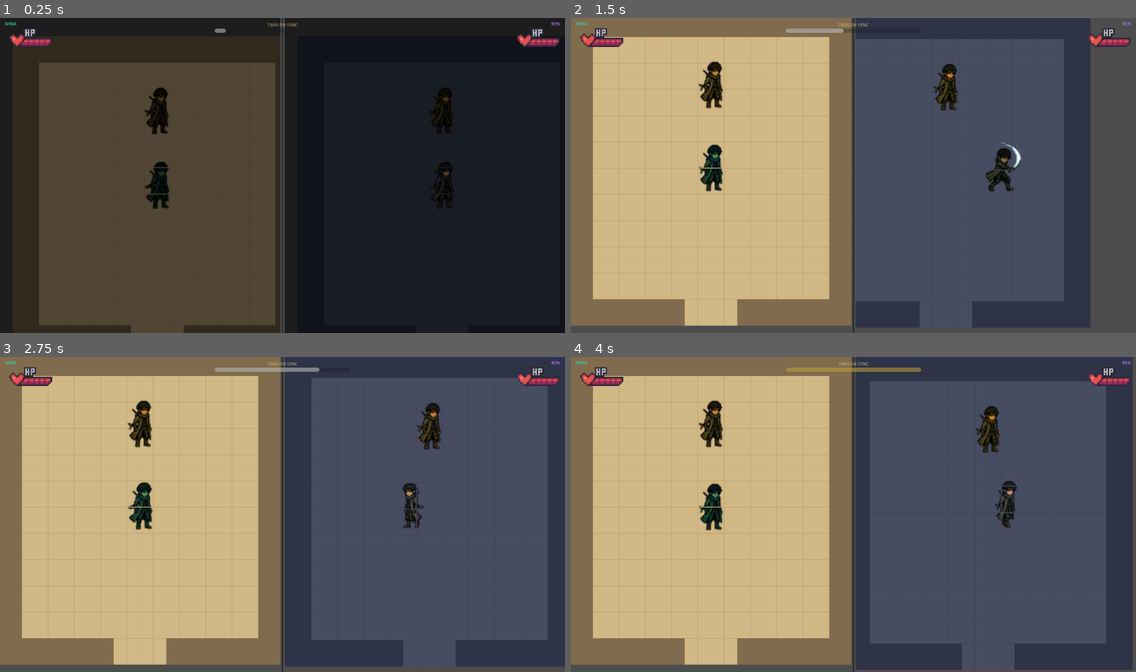
Above: before the commit, frames 1-4 (two rows, left to right).
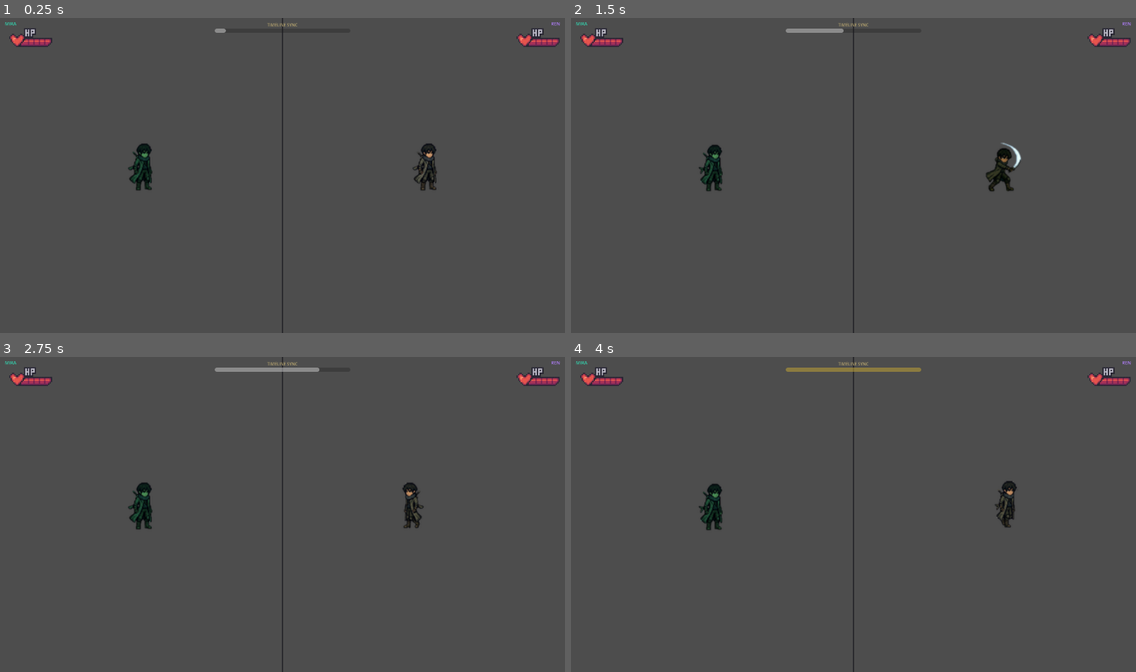
Above: after the commit, the same moments.

Repository: STRYKE00/SPLIT_FATE
Game: Godot game, scene res://scenes/Main.tscn
Same seed, same stepped clock (60 frames per second), same inputs: the game is played once before the commit and once after it. This scene is started directly instead of the project's main scene.
Inputs (mouse positions are in pixels of both pictures, inside the frame that each line leads up to):
- Up to frame 1 (0.25 s): no input
- Up to frame 2 (1.5 s): tap Enter (future_attack) at 0.5, 1.35 s; move the mouse to (977, 159) at 0.52 s; hold Right (future_right) from 0.53 s (still down); tap Space (dialogue_advance) at 0.6 s; click (977, 159) at 0.67 s; tap Up (future_up) at 0.77 s; move the mouse to (740, 191) at 1.27 s
- Up to frame 3 (2.75 s): tap Up (future_up) at 1.52 s; move the mouse to (339, 445) at 2.02 s; release Right (future_right) at 2.03 s; hold Left (future_left) from 2.03 s (still down); tap / (future_dash) at 2.1 s
- Up to frame 4 (4 s): move the mouse to (825, 577) at 2.77 s; release Left (future_left) at 2.78 s; hold Right (future_right) from 2.78 s (still down); tap , (future_heavy) at 2.85 s; click (825, 577) at 2.92 s; tap Up (future_up) at 3.02, 3.77 s; move the mouse to (1023, 561) at 3.52 s; tap . (future_interact) at 3.6 s

The runs differ from the first frame. In frame 1, 98% of the frame differs, in the area x 0-100%, y 0-100%; in frame 2, 57%; in frame 3, 61%; in frame 4, 61%.
Error after the commit: Parse Error: Cannot infer the type of "interact" variable because the value doesn't have a set type. (res://scripts/Room.gd:243)

Commit message:
fix: align Room.gd prop/trigger/chest API with Task 3 spec
Co-Authored-By: Claude Sonnet 4.6 <noreply@anthropic.com>

Diff:
--- a/scripts/Room.gd
+++ b/scripts/Room.gd
@@ -23,6 +23,7 @@
 var _live_enemies: int = 0
 var _door_gates: Array = []
 var _door_blockers: Array = []
+var _chests: Array = []
 var _entity_layer: Node2D
 var _pixel_w: int
 var _pixel_h: int
@@ -186,10 +187,8 @@
 		door_area.body_entered.connect(func(body: Node2D) -> void:
 			if not (body.is_in_group("players") and is_cleared):
 				return
-			if locked_doors.has(dir_captured):
-				var lock_flag: String = locked_doors[dir_captured]
-				if not GameState.get_flag(lock_flag, false):
-					return
+			if locked_doors.has(dir_captured) and locked_doors[dir_captured]:
+				return
 			TimelineManager.room_transition_requested.emit(timeline, dir_captured)
 		)
 		add_child(door_area)
@@ -240,44 +239,44 @@
 
 
 func _unlock_chests() -> void:
-	for child in get_children():
-		if child is Area2D and child.name.begins_with("ChestInteract"):
-			child.monitoring = true
+	for chest in _chests:
+		var interact := chest.get_node_or_null("ChestInteract")
+		if interact:
+			interact.monitoring = true
 
 
 func _spawn_props() -> void:
 	for cfg in prop_configs:
 		var prop := StaticBody2D.new()
-		prop.position = Vector2(cfg["x"], cfg["y"])
+		var position: Vector2 = cfg.get("position", Vector2.ZERO)
+		var size: Vector2 = cfg.get("size", Vector2(16, 16))
+		prop.position = position
 		prop.collision_mask = 0
 		prop.name = cfg.get("name", "Prop")
 
-		var w: float = cfg.get("w", 32)
-		var h: float = cfg.get("h", 32)
-
 		var col := CollisionShape2D.new()
 		var rect := RectangleShape2D.new()
-		rect.size = Vector2(w, h)
+		rect.size = size
 		col.shape = rect
 		prop.add_child(col)
 
-		if cfg.get("no_collision", false):
+		if not cfg.get("collides", true):
 			prop.collision_layer = 0
 			col.disabled = true
 		else:
 			prop.collision_layer = 1
 
 		var vis := ColorRect.new()
-		vis.size = Vector2(w, h)
-		vis.position = Vector2(-w / 2, -h / 2)
-		vis.color = cfg.get("color", Color(0.5, 0.4, 0.3))
+		vis.size = size
+		vis.position = -size * 0.5
+		vis.color = cfg.get("color", Color(0.5, 0.5, 0.5))
 		prop.add_child(vis)
 
 		if cfg.get("label", "") != "":
 			var label := Label.new()
 			label.text = cfg["label"]
 			label.horizontal_alignment = HORIZONTAL_ALIGNMENT_CENTER
-			label.position = Vector2(-w / 2, -h / 2 - 16)
+			label.position = Vector2(-size.x / 2, -size.y / 2 - 16)
 			label.add_theme_font_size_override("font_size", 8)
 			prop.add_child(label)
 
@@ -322,55 +321,54 @@
 func _spawn_triggers() -> void:
 	for cfg in trigger_configs:
 		var trigger := Area2D.new()
-		trigger.position = Vector2(cfg["x"], cfg["y"])
+		trigger.position = cfg.get("position", Vector2.ZERO)
 		trigger.collision_layer = 0
 		trigger.collision_mask = 2
 		trigger.name = cfg.get("id", "Trigger")
 
 		var shape := CollisionShape2D.new()
-		var circle := CircleShape2D.new()
-		circle.radius = cfg.get("radius", 40.0)
-		shape.shape = circle
+		var rect_shape := RectangleShape2D.new()
+		rect_shape.size = cfg.get("size", Vector2(32, 32))
+		shape.shape = rect_shape
 		trigger.add_child(shape)
 
 		var fires_once: bool = cfg.get("fires_once", true)
 		var cfg_ref: Dictionary = cfg
 
-		trigger.body_entered.connect(func(body: Node2D) -> void:
+		trigger.body_entered.connect(func(body: Node2D):
 			if not body.is_in_group("players"):
 				return
 			if fires_once:
 				trigger.set_deferred("monitoring", false)
-			_handle_trigger(cfg_ref)
+			_handle_trigger(body, cfg_ref)
 		)
 		add_child(trigger)
 
 
-func _handle_trigger(cfg: Dictionary) -> void:
+func _handle_trigger(body: Node2D, cfg: Dictionary) -> void:
 	var trigger_type: String = cfg.get("type", "")
 	match trigger_type:
 		"cutscene":
-			var dialogue_path: String = cfg.get("dialogue_path", "")
-			if dialogue_path != "" and not DialogueManager.is_active():
-				DialogueManager.start_dialogue(dialogue_path)
+			var flag_key: String = cfg.get("flag_key", "")
+			if flag_key != "" and GameState.get_flag(flag_key, false):
+				return
+			var dialogue: String = cfg.get("dialogue", "")
+			if dialogue != "" and not DialogueManager.is_active():
+				DialogueManager.start_dialogue(dialogue)
+				if flag_key != "":
+					GameState.set_flag(flag_key, true)
 		"gear_pickup":
-			var piece_id: String = cfg.get("piece_id", "")
-			var count: int = GameState.get_flag("gear_pieces_found", 0)
-			GameState.set_flag("gear_pieces_found", count + 1)
-			TimelineManager.gear_collected.emit(piece_id)
+			var gear_id: String = cfg.get("gear_id", "")
+			TimelineManager.gear_collected.emit(gear_id)
 		"communicator":
-			var tl: String = cfg.get("timeline", "")
-			if tl == "past":
-				GameState.set_flag("mira_has_communicator", true)
-			else:
-				GameState.set_flag("ren_has_communicator", true)
-			TimelineManager.communicator_found.emit(tl)
+			var side: String = cfg.get("side", "")
+			TimelineManager.communicator_found.emit(side)
 		"timeline_action":
 			var action_id: String = cfg.get("action_id", "")
 			TimelineManager.timeline_action.emit(action_id, timeline)
 
 
-func spawn_chest(pos: Vector2, item_trigger: Dictionary) -> Node2D:
+func spawn_chest(pos: Vector2, contents: String) -> Node2D:
 	var chest := StaticBody2D.new()
 	chest.position = pos
 	chest.collision_layer = 1
@@ -397,7 +395,6 @@
 	chest.add_child(label)
 
 	var interact := Area2D.new()
-	interact.position = pos
 	interact.collision_layer = 0
 	interact.collision_mask = 2
 	interact.name = "ChestInteract"
@@ -408,17 +405,18 @@
 	interact.add_child(icol)
 	interact.monitoring = false
 
-	var item_trigger_ref: Dictionary = item_trigger
+	var contents_ref: String = contents
 	interact.body_entered.connect(func(body: Node2D) -> void:
 		if body.is_in_group("players") and Input.is_action_just_pressed(body.action_interact):
 			interact.set_deferred("monitoring", false)
 			vis.color = Color(0.4, 0.35, 0.15)
 			label.text = "!"
-			_handle_trigger(item_trigger_ref)
+			DialogueManager.start_dialogue(contents_ref)
 	)
-	add_child(interact)
+	chest.add_child(interact)
 
 	_entity_layer.add_child(chest)
+	_chests.append(chest)
 	return chest
 
 
